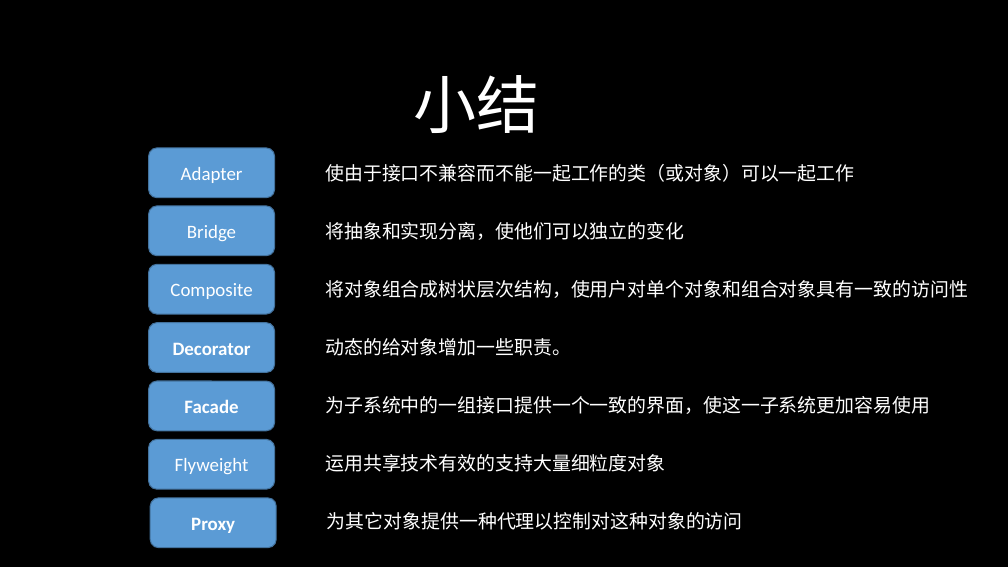
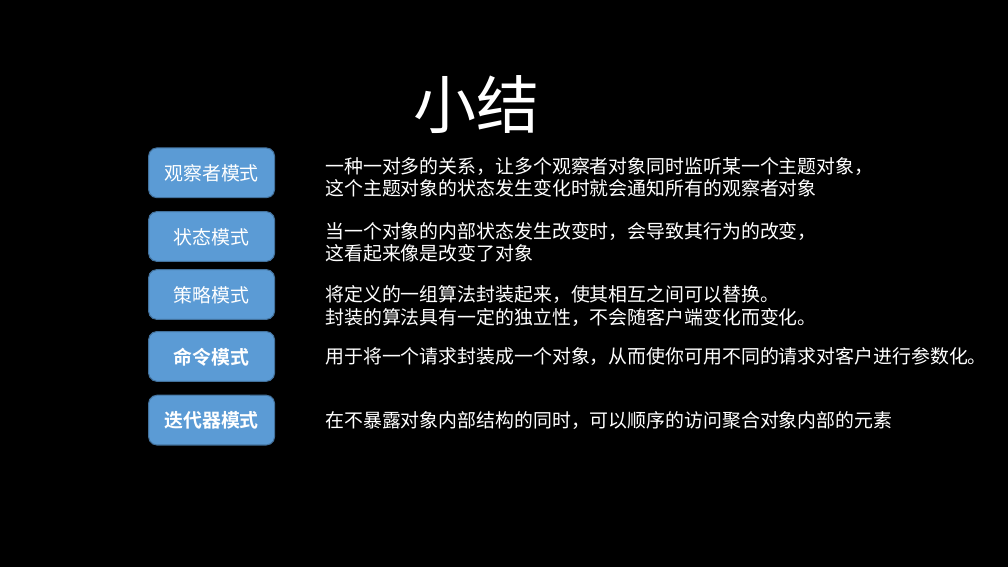
Before and after one commit to 643364103/design, a slide deck: slide 5 of designpattern/ppt/设计模式（四）.pptx (slide 6 before the commit). Drawn at 1008x567 pixels with LibreOffice and Linux fonts; fonts in the diff are those of the drawing. Boxes give left, top, right and bottom in pixels: in the first picture for what was removed or moved away, otherwise in the second. Text is boxed around its words. In the diff, an @@ line names an element or a change of style, - is before the commit and + after.

```diff
--- a/designpattern/ppt/设计模式（四）.pptx
+++ b/designpattern/ppt/设计模式（四）.pptx
@@ text in rounded rectangle at (164,164,258,182): text changed @@
-Adapter
+观察者模式
@@ text at (325,157,873,197): text changed @@
-使由于接口不兼容而不能一起工作的类（或对象）可以一起工作
+一种一对多的关系，让多个观察者对象同时监听某一个主题对象，
+这个主题对象的状态发生变化时就会通知所有的观察者对象
@@ rounded rectangle "状态模式": place and size @@
-rounded rectangle "状态模式" at (149,206,275,256)
+rounded rectangle "状态模式" at (149,212,275,262)
@@ text in rounded rectangle at (174,228,250,246): text changed @@
-Bridge
+状态模式
@@ text at (325,222,816,262): text changed @@
-将抽象和实现分离，使他们可以独立的变化
+当一个对象的内部状态发生改变时，会导致其行为的改变，
+这看起来像是改变了对象
@@ rounded rectangle "策略模式": place and size @@
-rounded rectangle "策略模式" at (149,265,275,315)
+rounded rectangle "策略模式" at (149,270,275,320)
@@ text in rounded rectangle at (174,286,250,304): text changed @@
-Composite
+策略模式
@@ text at (325,285,816,326): text changed @@
-将对象组合成树状层次结构，使用户对单个对象和组合对象具有一致的访问性
+将定义的一组算法封装起来，使其相互之间可以替换。
+封装的算法具有一定的独立性，不会随客户端变化而变化。
@@ rounded rectangle "命令模式": place and size @@
-rounded rectangle "命令模式" at (149,323,275,373)
+rounded rectangle "命令模式" at (149,332,275,382)
@@ text in rounded rectangle at (174,348,250,366): text changed @@
-Decorator
+命令模式
@@ text at (325,347,986,365): text changed @@
-动态的给对象增加一些职责。
+用于将一个请求封装成一个对象，从而使你可用不同的请求对客户进行参数化。
@@ rounded rectangle "迭代器模式": place and size @@
-rounded rectangle "迭代器模式" at (149,381,275,431)
+rounded rectangle "迭代器模式" at (149,395,275,445)
@@ text in rounded rectangle at (164,411,258,429): text changed @@
-Facade
+迭代器模式
@@ text at (325,411,892,429): text changed @@
-为子系统中的一组接口提供一个一致的界面，使这一子系统更加容易使用
+在不暴露对象内部结构的同时，可以顺序的访问聚合对象内部的元素
@@ rounded rectangle removed at (149,439,275,489) @@
-Flyweight
@@ text removed at (325,454,665,472) @@
-运用共享技术有效的支持大量细粒度对象
@@ rounded rectangle removed at (150,498,277,548) @@
-Proxy
@@ text removed at (327,512,743,530) @@
-为其它对象提供一种代理以控制对这种对象的访问
```
Also in this commit, not shown: 1 other slide changed, 2 slides added, 3 slides removed, 2 other files.
